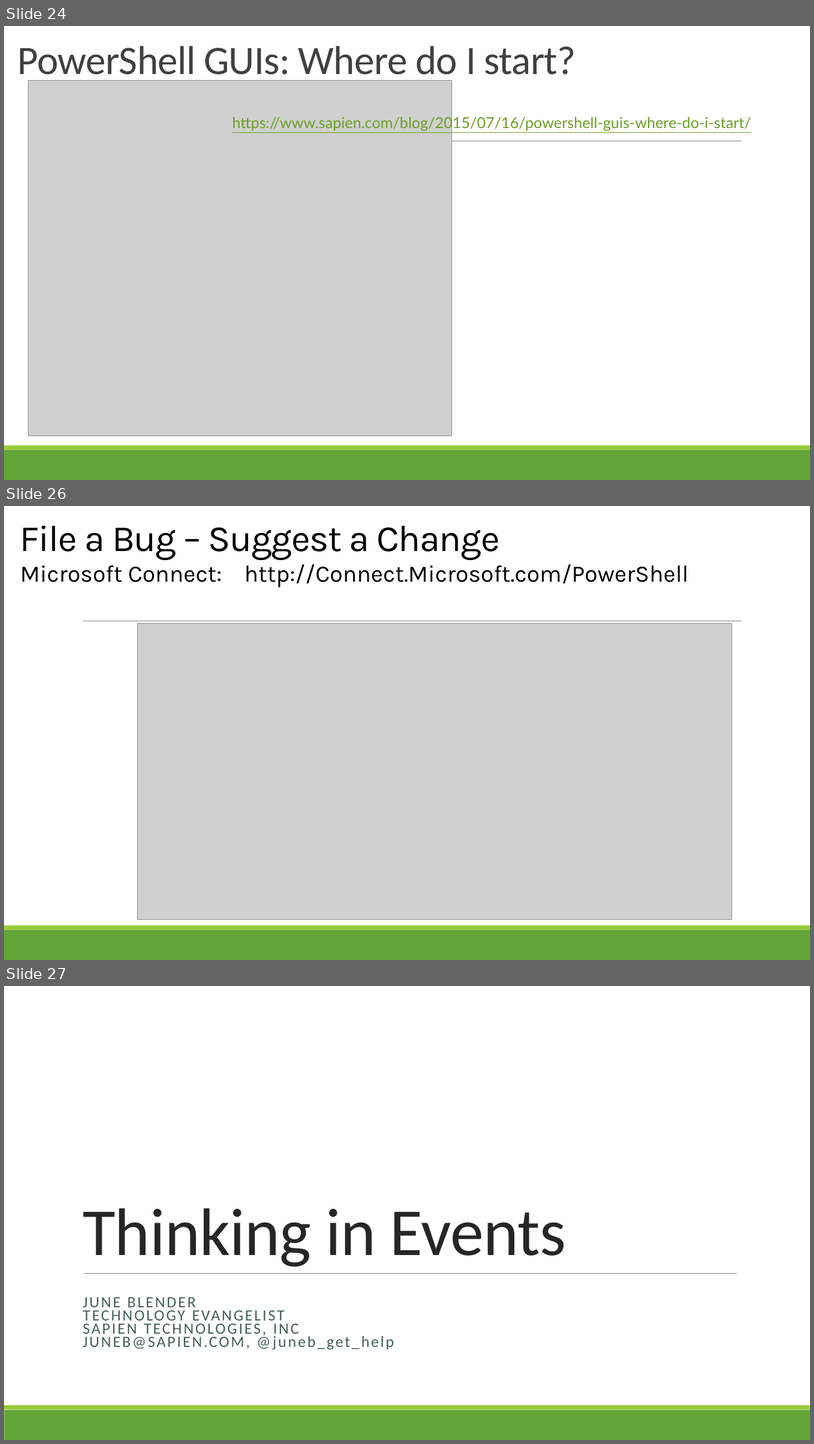
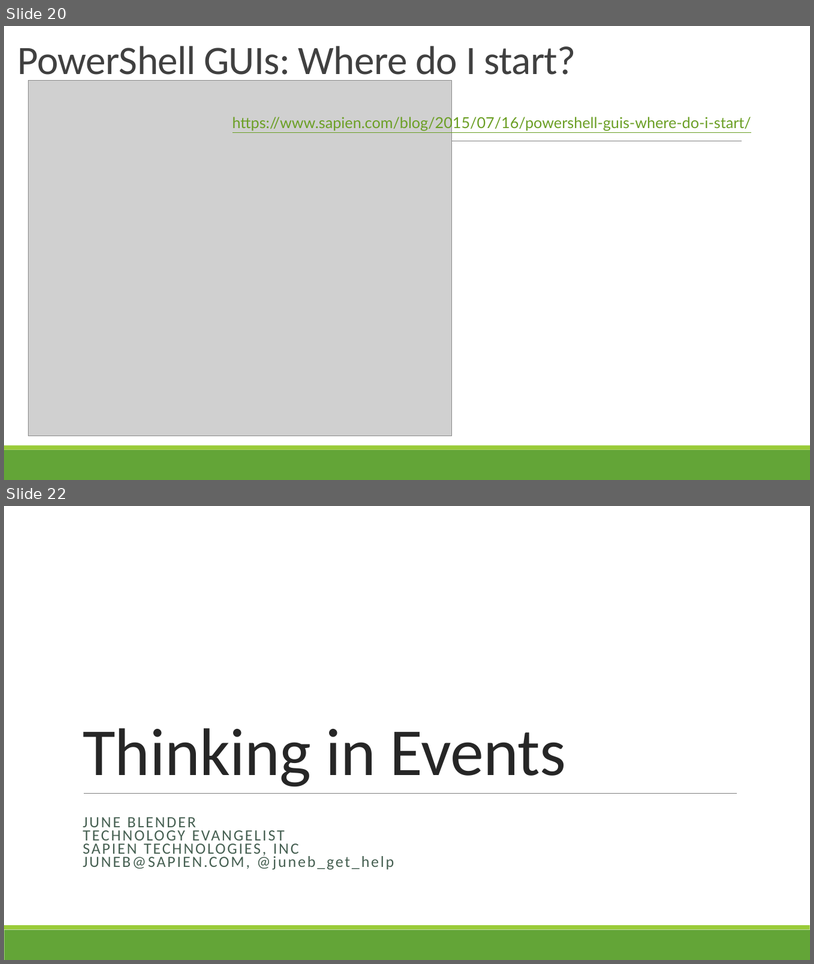
Before and after one commit to juneb/ThinkingInEvents, a slide deck: ThinkingInEvents-UserGroupTalk.pptx. Shown one above the other, each under a label of ours: slides 24, 26 and 27 before the commit, slides 20 and 22 after it; the slides between them are not shown. The pictures are 814x1444 and 814x964 pixels, drawn with LibreOffice and Linux fonts; fonts in the diff are those of the drawing; grey boxes stand for pictures. Boxes give left, top, right and bottom in pixels: in the first picture for what was removed or moved away, otherwise in the second. Text is boxed around its words. In the diff, an @@ line names an element or a change of style, - is before the commit and + after.

```diff
--- a/ThinkingInEvents-UserGroupTalk.pptx
+++ b/ThinkingInEvents-UserGroupTalk.pptx
@@ slide 26 removed at <box>4,506,810,960</box>, background #FFFFFF; not listed: 3 template elements that a slide beside it also shows @@
@@ text removed at <box>20,525,689,588</box> @@
-File a Bug – Suggest a Change
-Microsoft Connect: http://Connect.Microsoft.com/PowerShell
@@ picture removed at <box>138,624,733,919</box> @@
@@ what was slide 24 is now slide 20 @@
@@ what was slide 27 is now slide 22 @@
```
Also in this commit, not shown: 7 slides changed, 1 slide added, 5 other slides removed.
